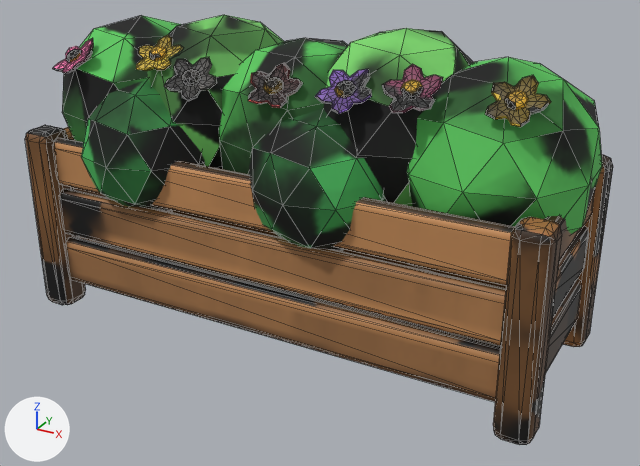
Two versions of the glTF model client/public/models/planter_box.glb, one commit apart.
Rendered twice from a 50 mm camera at (0.934, -1.637, 1.054) aimed at (0.049, -0.027, 0.249). The lights are fixed; the arrows at lower left show +X, +Y and +Z. The first picture is the older version. Mesh edges are drawn as thin lines. Vertices at exactly the same position are counted once.

The first picture shows 'planter_box'.
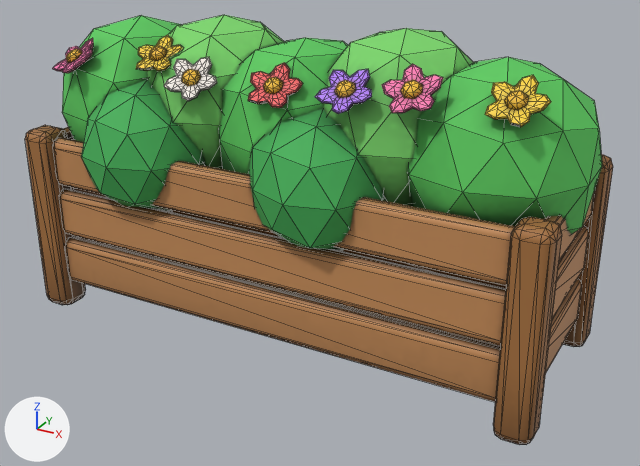
What changed in the scene script:
```text
Change me_planter_box:
    used by ob_planter_box; location = (0.0, 0.0, 0.0)
    remove me_planter_box.from_pydata(...)  # 2084 vertices, 3924 faces; spans x -0.644..0.63, y -0.286..0.278, z 0.0..0.715
    add me_planter_box.from_pydata(...)  # 2007 vertices, 3770 faces; spans x -0.644..0.63, y -0.286..0.278, z 0.0..0.715
    me_planter_box part 1: 224 vertices removed from x -0.519..0.525, y -0.189..-0.108, z 0.593..0.661; 147 vertices added at x -0.519..0.525, y -0.189..-0.109, z 0.592..0.662
    me_planter_box part 2: 3474 kept faces spanning x -0.644..0.63, y -0.286..0.278, z 0.0..0.715 get new texture (UV) coordinates
```

Where the change shows, as pixel boxes (x1, y1, x2, y2) in the pictures (640 x 466 px; the box of a moved part takes in the faces that stretch with it):
part 1 of me_planter_box, moved or reshaped
    before: (66, 46, 528, 110)
    after: (66, 46, 529, 110)
part 2 of me_planter_box, surface changed (lighter)
    both: (25, 15, 613, 445)
